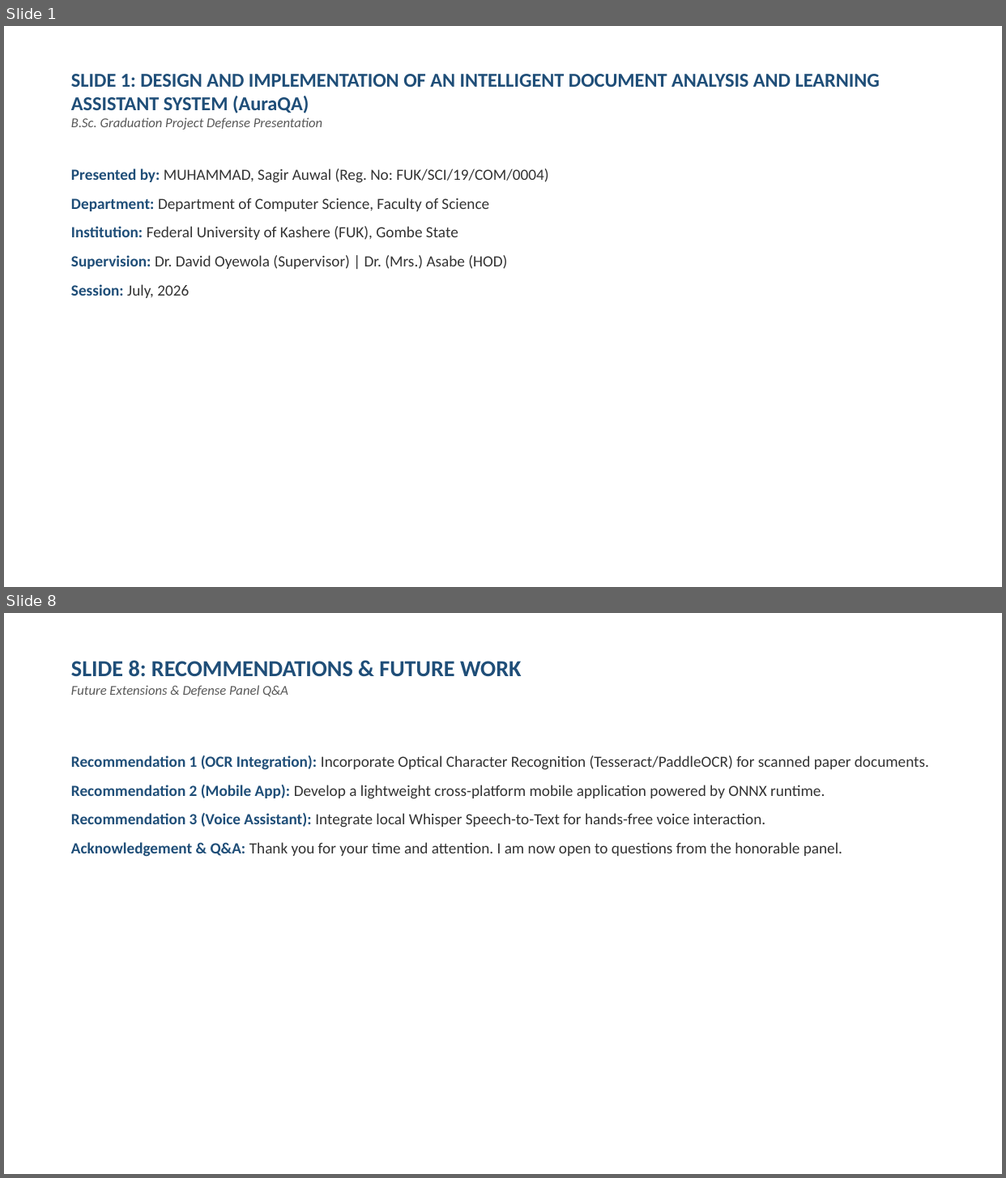
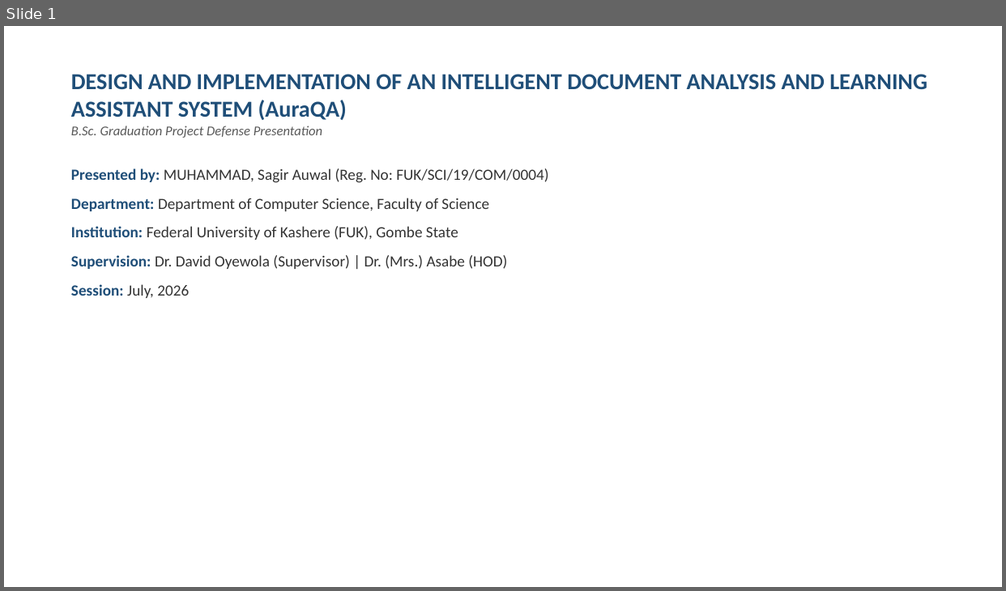
Before and after one commit to SageerAuwal/AuraQA, a slide deck: Professional_Project_Defense_Presentation_AuraQA.pptx. Shown one above the other, each under a label of ours: slides 1 and 8 before the commit, slide 1 after it; the slides between them are not shown. The pictures are 1006x1178 and 1006x591 pixels, drawn with LibreOffice and Linux fonts; fonts in the diff are those of the drawing. Boxes give left, top, right and bottom in pixels: in the first picture for what was removed or moved away, otherwise in the second. Text is boxed around its words. In the diff, an @@ line names an element or a change of style, - is before the commit and + after.

Commit message:
Update Professional Project Defense Presentation (7 Slides structure)

```diff
--- a/Professional_Project_Defense_Presentation_AuraQA.pptx
+++ b/Professional_Project_Defense_Presentation_AuraQA.pptx
@@ slide 8 removed at box(4, 613, 1002, 1174), background #FFFFFF @@
@@ text removed at box(71, 660, 522, 696) @@
-SLIDE 8: RECOMMENDATIONS & FUTURE WORK
-Future Extensions & Defense Panel Q&A
@@ text removed at box(71, 756, 929, 857) @@
-Recommendation 1 (OCR Integration): Incorporate Optical Character Recognition (Tesseract/PaddleOCR) for scanned paper documents.
-Recommendation 2 (Mobile App): Develop a lightweight cross-platform mobile application powered by ONNX runtime.
-Recommendation 3 (Voice Assistant): Integrate local Whisper Speech-to-Text for hands-free voice interaction.
-Acknowledgement & Q&A: Thank you for your time and attention. I am now open to questions from the honorable panel.
@@ slide 1 changed as well @@
@@ text at box(71, 74, 927, 120): text changed; size 19 to 22 pt @@
-SLIDE 1: DESIGN AND IMPLEMENTATION OF AN INTELLIGENT DOCUMENT ANALYSIS AND LEARNING ASSISTANT SYSTEM (AuraQA)
+DESIGN AND IMPLEMENTATION OF AN INTELLIGENT DOCUMENT ANALYSIS AND LEARNING ASSISTANT SYSTEM (AuraQA)
```
Also in this commit, not shown: 6 other slides changed, 2 other files.
